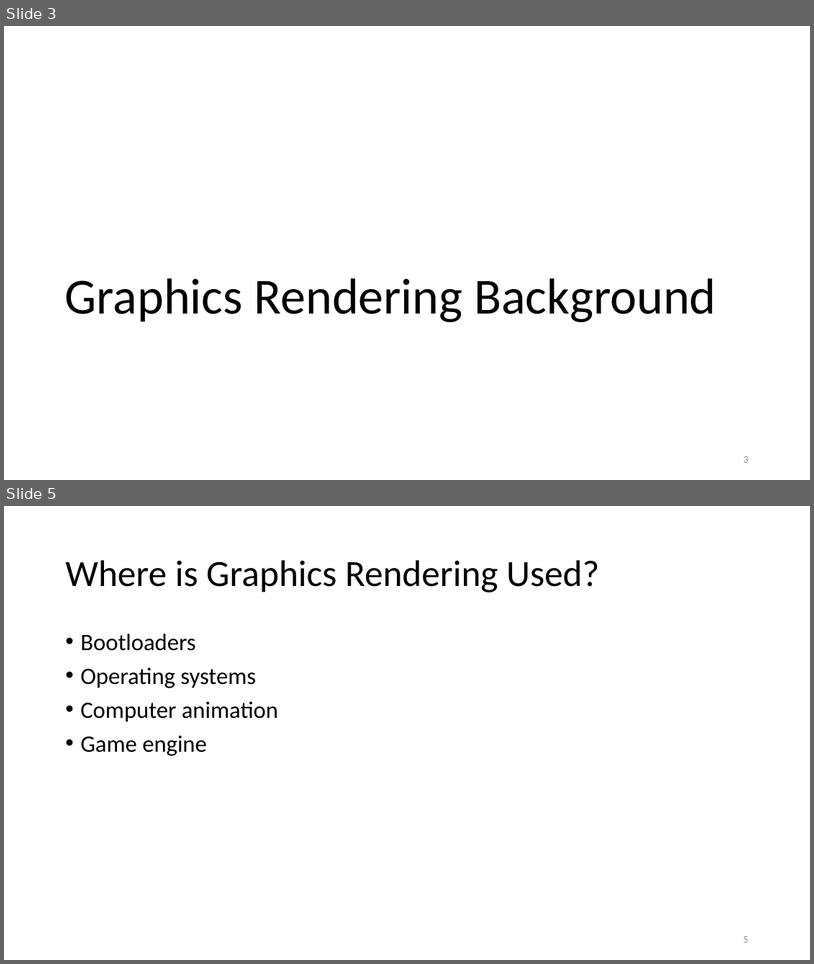
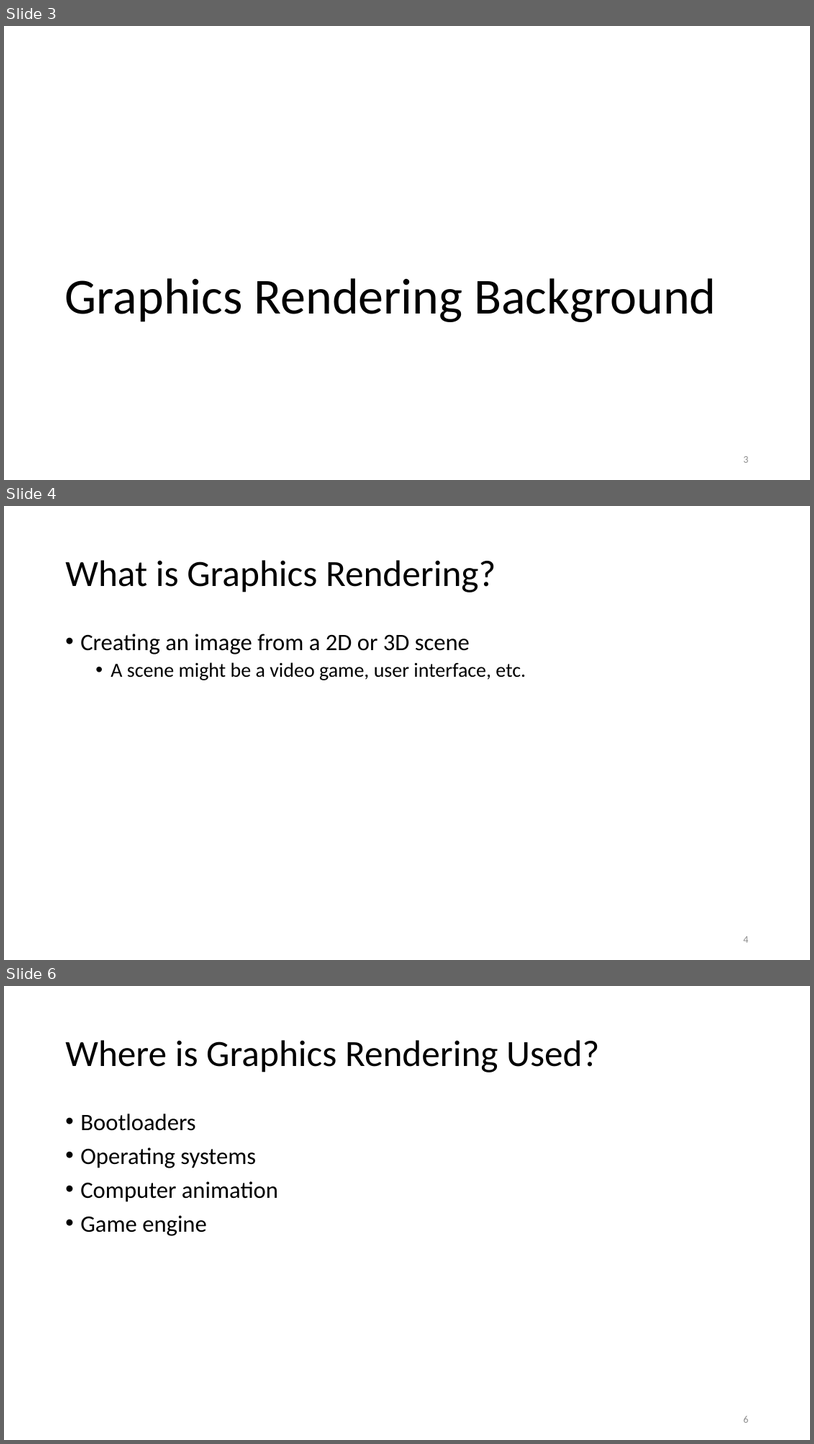
Before and after one commit to ShepherdJerred-homework/seminar-presentation, a slide deck: presentation.pptx. Shown one above the other, each under a label of ours: slides 3 and 5 before the commit, slides 3, 4 and 6 after it; the slides between them are not shown. The pictures are 814x964 and 814x1444 pixels, drawn with LibreOffice and Linux fonts; fonts in the diff are those of the drawing. Boxes give left, top, right and bottom in pixels: in the first picture for what was removed or moved away, otherwise in the second. Text is boxed around its words. In the diff, an @@ line names an element or a change of style, - is before the commit and + after.

```diff
--- a/presentation.pptx
+++ b/presentation.pptx
@@ slide 4 added at (4, 506, 810, 960), background #FFFFFF @@
@@ title added at (65, 560, 496, 592), 44 pt, text #000000 @@
+What is Graphics Rendering?
@@ text added at (80, 633, 526, 680), 24 pt, text #000000 @@
+• Creating an image from a 2D or 3D scene
+  • A scene might be a video game, user interface, etc.
@@ page number added at (743, 936, 748, 942), 12 pt, text #8C8C8C @@
+4
@@ what was slide 5 is now slide 6 @@
```
Also in this commit, not shown: 9 slides changed, 2 other slides added, 1 slide removed, 1 other file.
